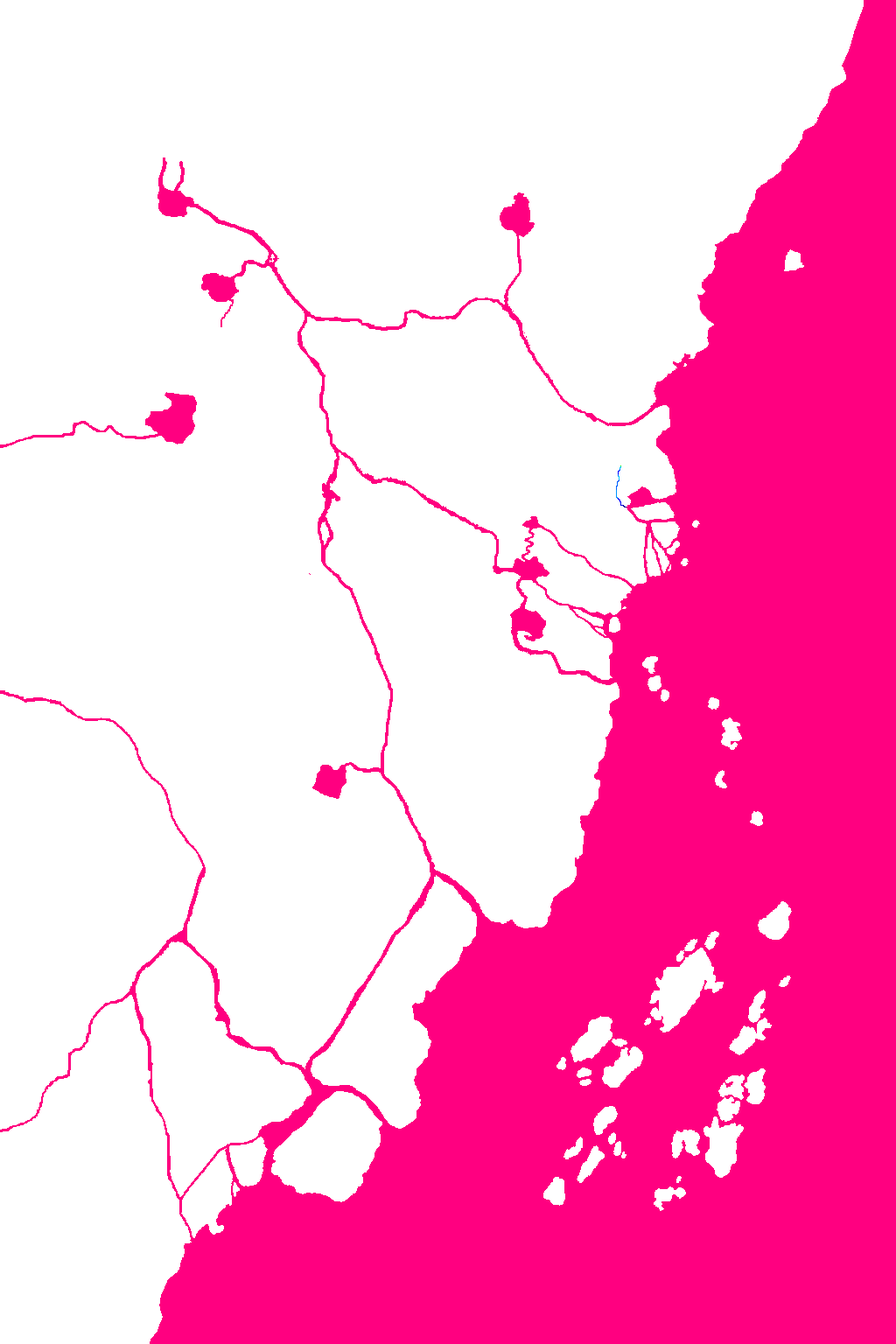
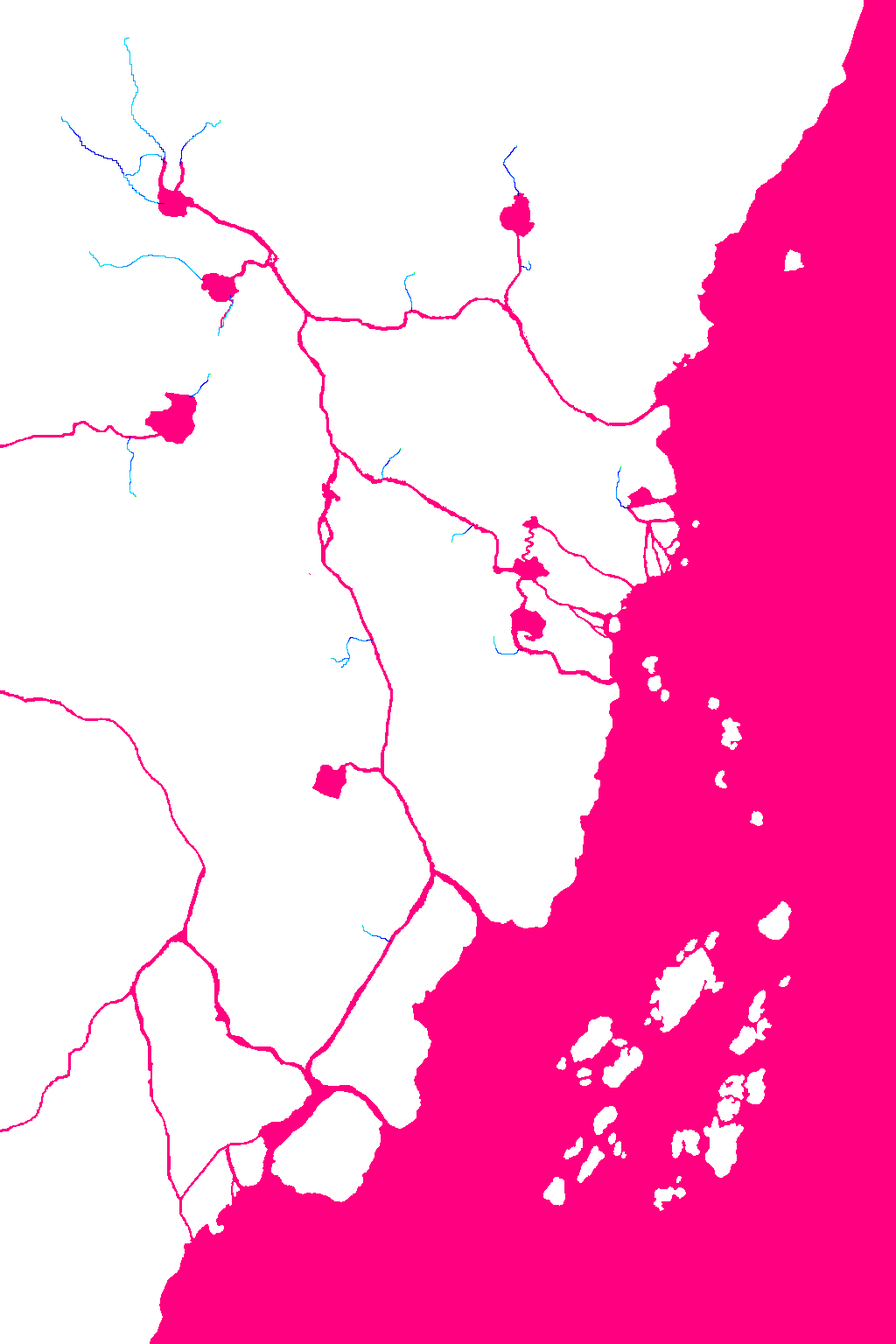
Layer changes from the first w=896, h=1344 image to the second:
moved "river map TODO" above "sea", painted on it over <box>61,37,630,942</box>
